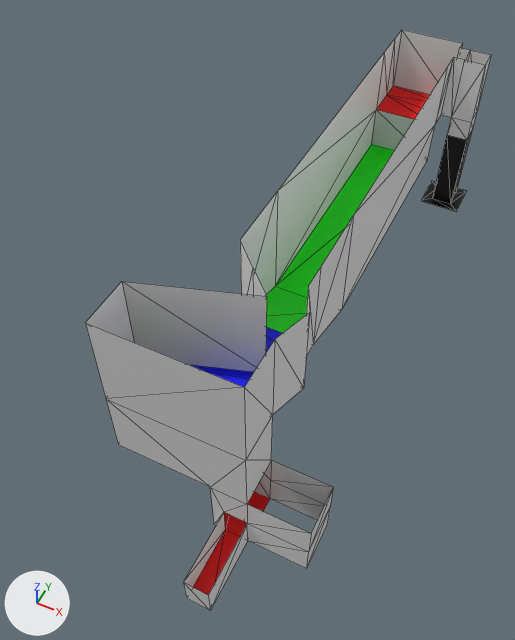
The glTF model Voronomir/Assets/Modelos/Mundos/M1E1/Sala4.glb as it was, and as the next commit left it.
The view is the same before and after, from a camera (50 mm lens) standing at (12.5, -21.4, 52.9) and looking at (-5.6, 14.9, 7.5). Lighting does not change. The marker at lower left points along +X, +Y and +Z. Mesh edges are drawn as thin lines. Vertices at the same position are counted once.

The first picture shows 'Sala4'.
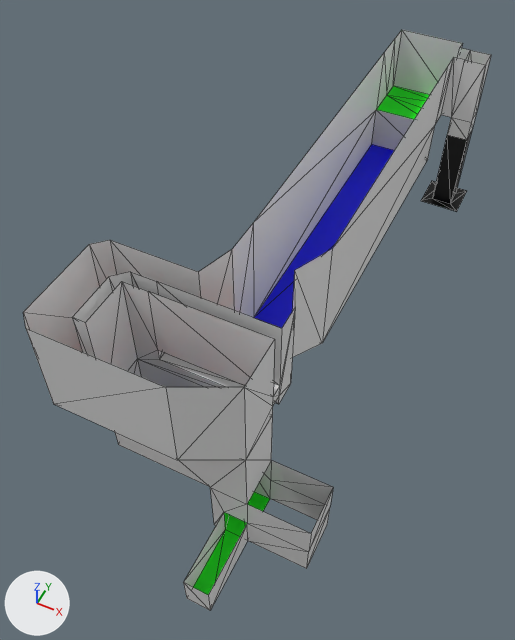
Commit message: mejoras sala4

Location of each change, [x1, y1, x2, y2] in pixels of the pictures (515 x 640 px):
'Sala4', reshaped (16% wider): before [86, 30, 491, 610]; after [23, 30, 491, 610]
part 1 of me_sala4, built on: before [86, 68, 447, 460]; after [23, 68, 447, 460]
part 2 of me_sala4, recoloured (red to green): [193, 86, 429, 595] in both
part 3 of me_sala4, recoloured (green to blue): [276, 144, 394, 285] in both

The change in detail:
me_sala4 is used by ob_sala4; location (0.0, 0.0, 0.0).
me_sala4 had 84 vertices, 135 faces and spanned x -10.0..6.0, y -6.0..45.0, z 0.0..20.0.
me_sala4 now has 108 vertices, 178 faces and spans x -14.0..6.0, y -6.0..45.0, z 0.0..21.0.
Part 1, on me_sala4:
14 vertices are removed from x -5.0..2.0, y 7.0..17.0, z 10.0..20.0.
34 faces are deleted.
2 vertices move from x -5.0, y 17.0, z 10.0..20.0 to x -5.0, y 13.0, z 10.0..20.0.
23 vertices are added at x -14.0..1.0, y -2.0..13.0, z 10.0..21.0.
10 new vertices lie (0.0, 0.0, 8.0) away from vertices in x -14.0..1.0, y -2.0..7.0, z 12.0.
5 new vertices lie (9.0, 0.0, 0.0) away from vertices in x -8.0, y 4.0..5.0, z 13.0..20.0.
61 new faces join them, mat_muro (white #e7e7e7).
13 new faces join them, mat_piso0 (red #ff0000).
3 new faces join them, mat_piso2 (blue #0000ff).
me_sala4 part 2: 10 faces spanning x -5.0..1.0, y -6.0..45.0, z 0.0..14.0 switch from mat_piso0 (red #ff0000) to mat_piso1 (green #00ff00).
me_sala4 part 3: 3 faces spanning x -10.0..1.0, y 0.0..40.0, z 6.0..10.0 switch from mat_piso1 (green #00ff00) to mat_piso2 (blue #0000ff).
